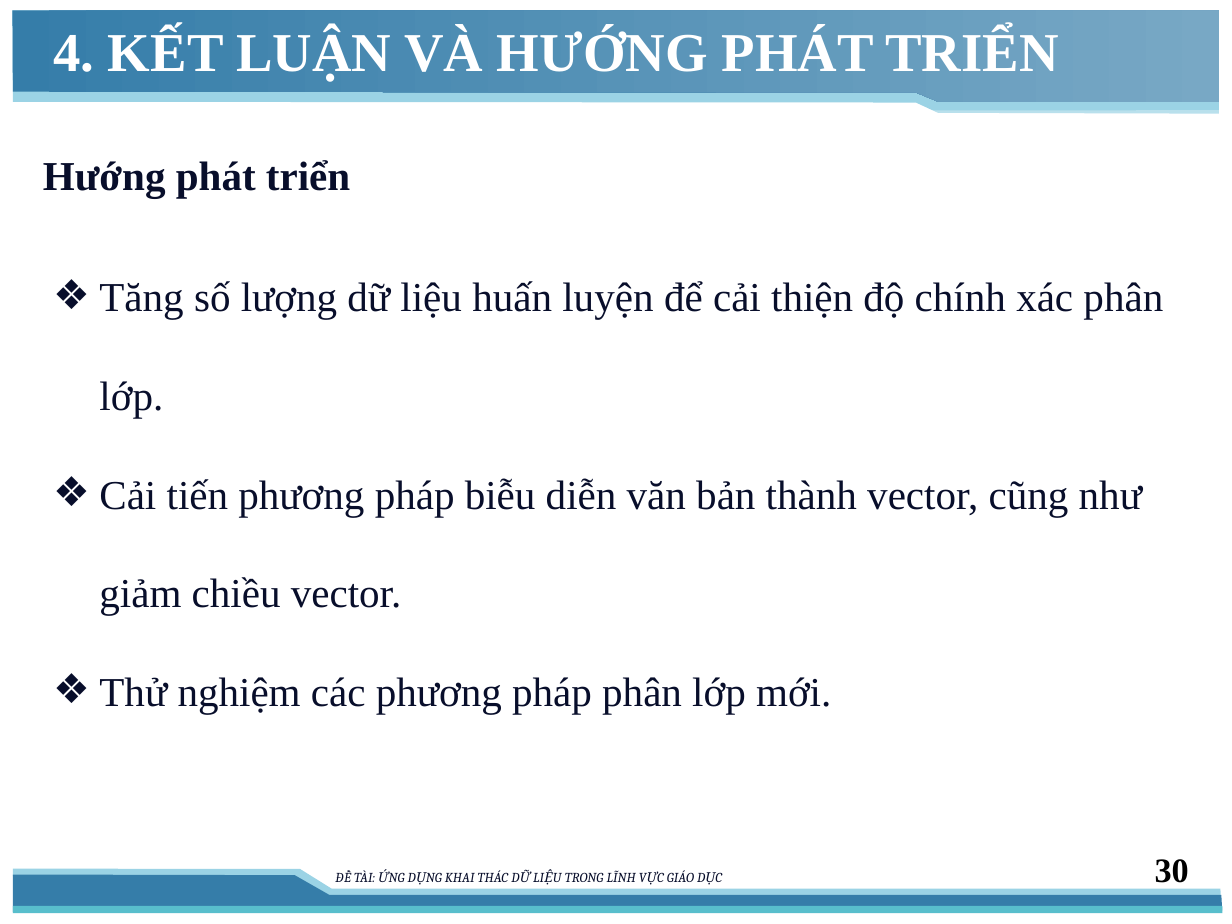
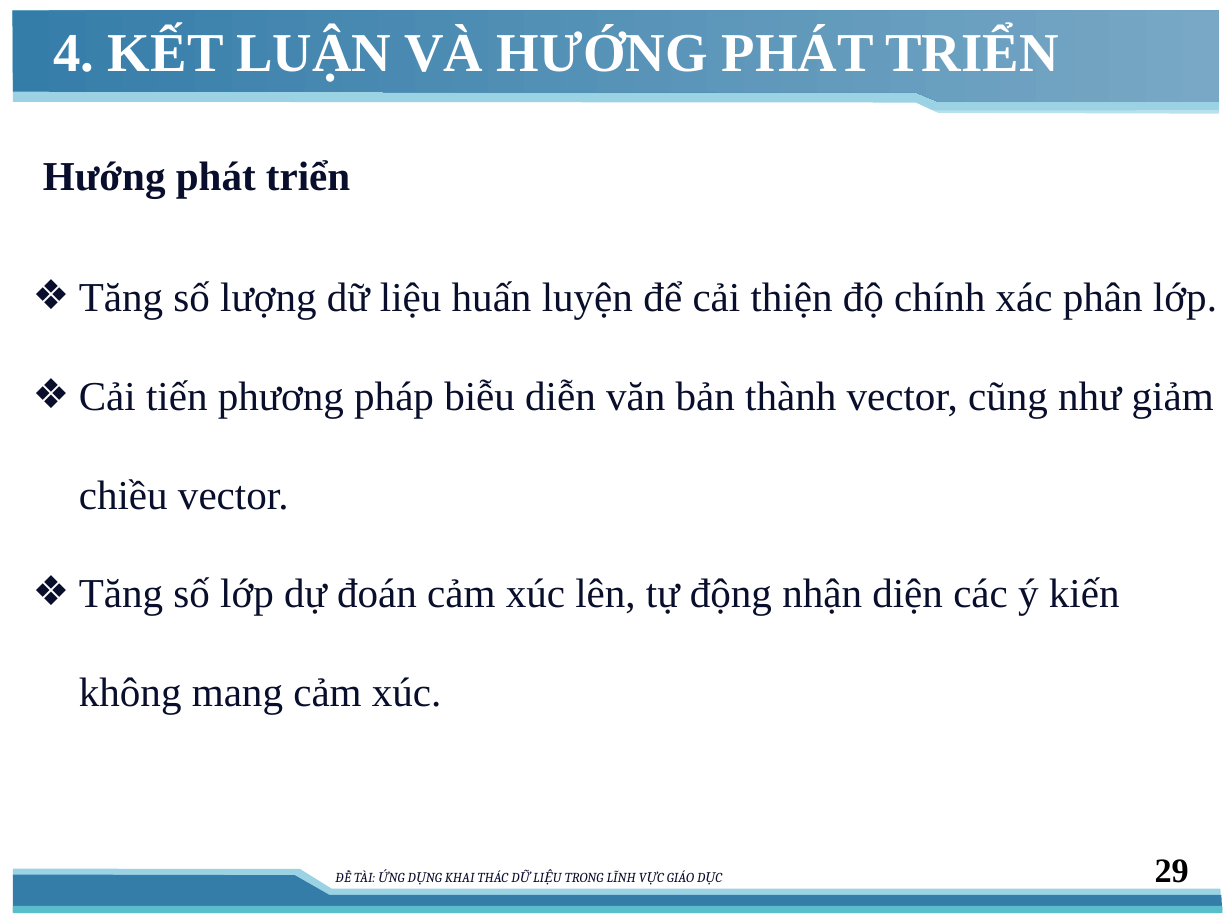
Before and after one commit to vominhquan1995/NLP, a slide deck: slide 29 of Document/16_01/ThuyetTrinh.pptx (slide 30 before the commit). Drawn at 1232x924 pixels with LibreOffice and Linux fonts; fonts in the diff are those of the drawing. Boxes give left, top, right and bottom in pixels: in the first picture for what was removed or moved away, otherwise in the second. Text is boxed around its words. In the diff, an @@ line names an element or a change of style, - is before the commit and + after.

Commit message:
up

```diff
--- a/Document/16_01/ThuyetTrinh.pptx
+++ b/Document/16_01/ThuyetTrinh.pptx
@@ text "Tăng số lượng dữ liệu ...": place and size @@
-text "Tăng số lượng dữ liệu ..." at [99, 281, 1163, 714]
+text "Tăng số lượng dữ liệu ..." at [79, 281, 1217, 714]
@@ text at [79, 577, 1120, 714]: text changed @@
-❖ Thử nghiệm các phương pháp phân lớp mới.
+❖ Tăng số lớp dự đoán cảm xúc lên, tự động nhận diện các ý kiến không mang cảm xúc.
@@ page number at [1155, 859, 1189, 883]: text changed @@
-30
+29
```
Also in this commit, not shown: 13 other slides changed, 2 slides removed.
